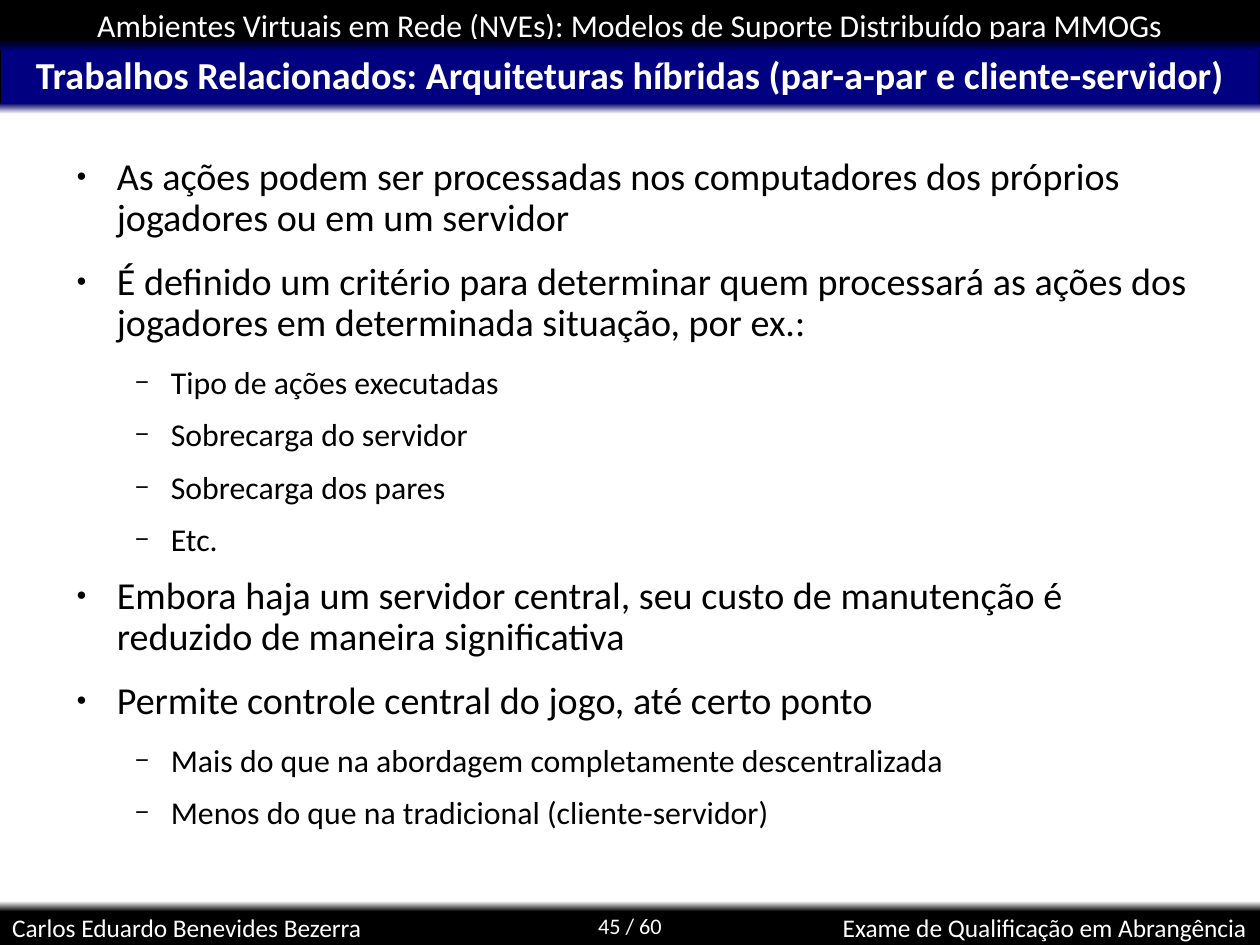
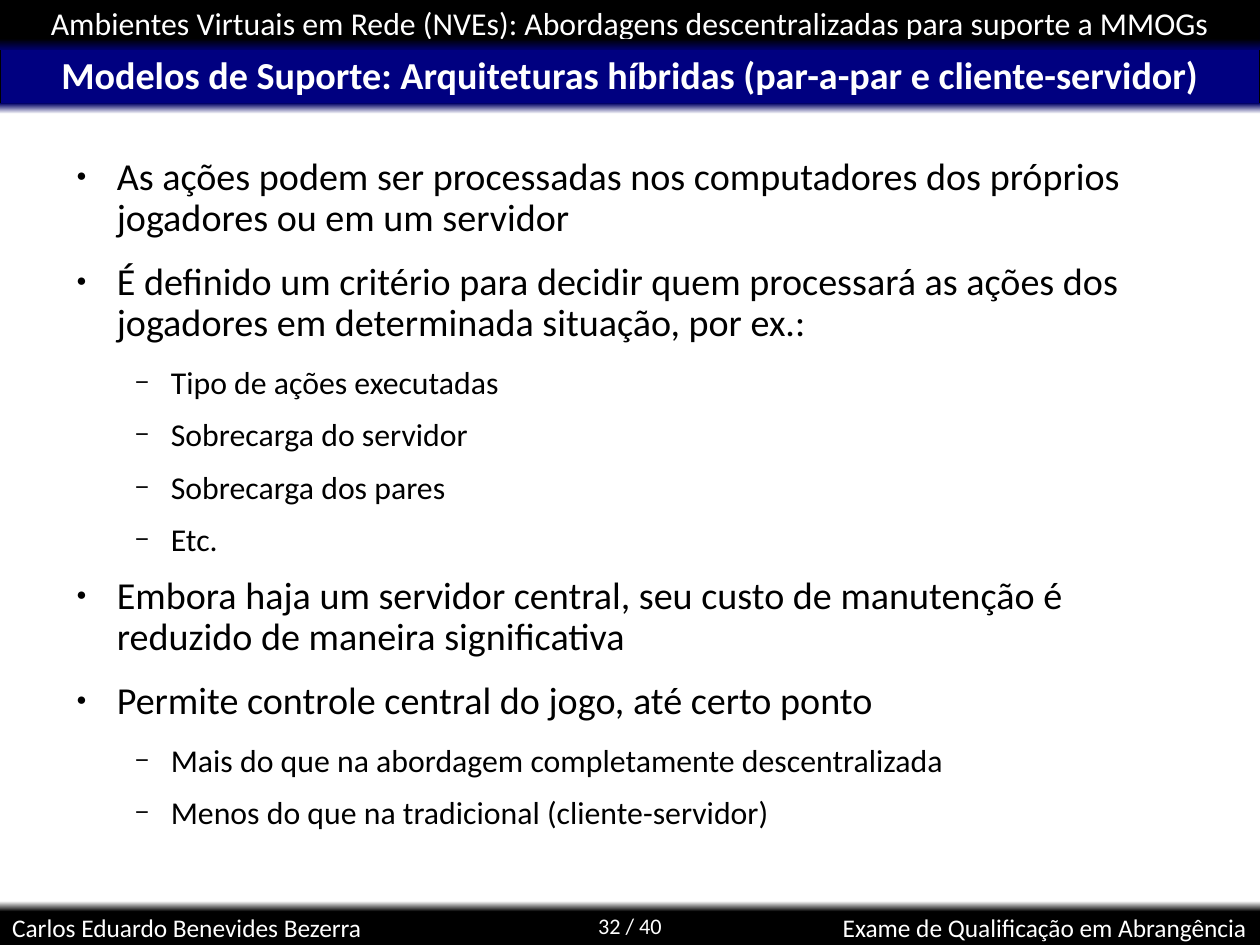
Before and after one commit to kdubezerra/kdubezerra, a slide deck: slide 32 of disciplinas/cmp600/app_turbo.ppt (slide 45 before the commit). Drawn at 1260x945 pixels with LibreOffice and Linux fonts; fonts in the diff are those of the drawing; background and template pictures are left out. Boxes give left, top, right and bottom in pixels: in the first picture for what was removed or moved away, otherwise in the second. Text is boxed around its words. In the diff, an @@ line names an element or a change of style, - is before the commit and + after.

```diff
--- a/disciplinas/cmp600/app_turbo.ppt
+++ b/disciplinas/cmp600/app_turbo.ppt
@@ text in rectangle at [51, 12, 1208, 39]: text changed @@
-Ambientes Virtuais em Rede (NVEs): Modelos de Suporte Distribuído para MMOGs
+Ambientes Virtuais em Rede (NVEs): Abordagens descentralizadas para suporte a MMOGs
@@ title at [61, 61, 1198, 95]: text changed @@
-Trabalhos Relacionados: Arquiteturas híbridas (par-a-par e cliente-servidor)
+Modelos de Suporte: Arquiteturas híbridas (par-a-par e cliente-servidor)
@@ text at [117, 263, 1118, 343]: text changed @@
-● É definido um critério para determinar quem processará as ações dos jogadores em determinada situação, por ex.:
+● É definido um critério para decidir quem processará as ações dos jogadores em determinada situação, por ex.:
@@ page number at [598, 919, 662, 934]: text changed @@
-45 / 60
+32 / 40
```
Also in this commit, not shown: 34 other slides changed, 5 slides added, 25 slides removed.
